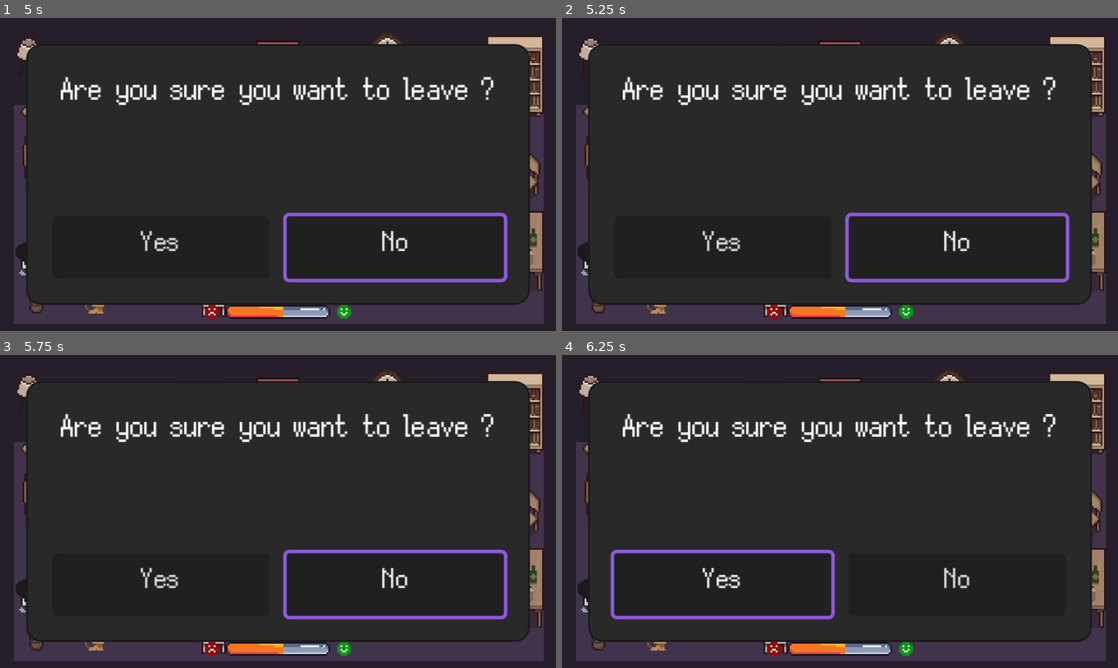
Above: before the commit, frames 1-4 (two rows, left to right).
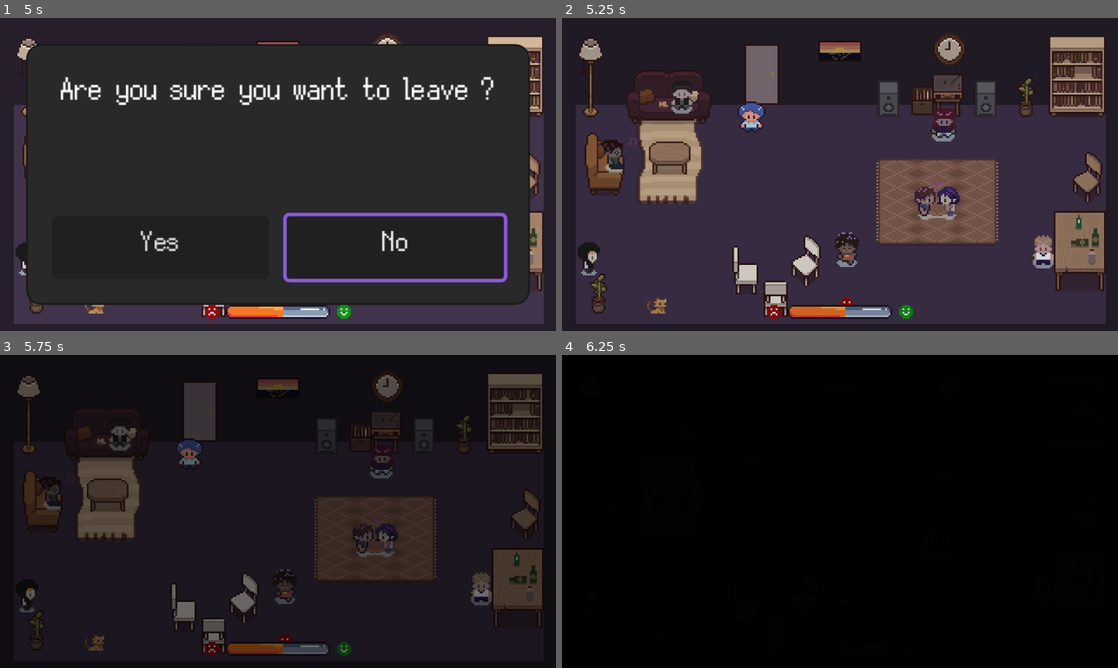
Above: after the commit, the same moments.

Repository: LaClimSx/between-the-lines
Game: Godot game, scene res://scenes/title_screen.tscn
The game is run twice, just before and just after one commit, with the same random seed, the same clock (stepped at 60 frames per second) and the same inputs.
Inputs (mouse positions are in pixels of both pictures, inside the frame that each line leads up to):
- Up to frame 1 (5 s): click (211, 265) at 0.5 s; hold D (right) 1.28-2 s; hold Space (interact) 1.28-2 s; click "Next" at 2 s; click "See you later…" at 2.75 s; click "Next" at 3.5 s; hold S (down) from 4.28 s (still down); tap Space (interact) at 4.35 s
- Up to frame 2 (5.25 s): release S (down) at 5 s; click "Yes" at 5 s
- Up to frame 3 (5.75 s): no input
- Up to frame 4 (6.25 s): hold D (right) from 5.78 s (still down)

Frame 1 is identical in both runs. In frame 2, 34% of the frame differs, in the area x 3-98%, y 6-96%; in frame 3, 49%; in frame 4, 100%, in the area x 0-100%, y 0-100%.

Commit message:
add panel from host at end of game

Diff:
--- /dev/null
+++ b/assets/resources/end_game_data.tres
@@ -0,0 +1,10 @@
+[gd_resource type="Resource" script_class="NPCSimpleData" format=3 uid="uid://dlwe7ffk06oep"]
+
+[ext_resource type="Script" uid="uid://bl4ey0p7k6r27" path="res://scripts/npcs/npc_simple_data.gd" id="1_v5s8l"]
+[ext_resource type="Texture2D" uid="uid://r1rql65hcg0j" path="res://assets/NPCs/illustrations/hostess.png" id="2_ydg2y"]
+
+[resource]
+script = ExtResource("1_v5s8l")
+text = "Diana: Hey everyone, time to wrap it up! Thank you all for coming, I hope you had fun!"
+tex = ExtResource("2_ydg2y")
+metadata/_custom_type_script = "uid://bl4ey0p7k6r27"
--- a/scenes/main.tscn
+++ b/scenes/main.tscn
@@ -374,6 +374,7 @@
 position = Vector2(216, 46.5)
 
 [node name="AudioStreamPlayer2D" type="AudioStreamPlayer2D" parent="Furniture/Speakers" unique_id=1696269004]
+unique_name_in_owner = true
 process_mode = 3
 stream = ExtResource("8_kmb1v")
 autoplay = true
@@ -576,10 +577,10 @@
 sprite_frames = ExtResource("16_0ld40")
 animation = &"interacted"
 
-[node name="CanvasLayer" type="CanvasLayer" parent="." unique_id=415475687]
+[node name="ProgressBarLayer" type="CanvasLayer" parent="." unique_id=415475687]
 layer = 0
 
-[node name="ProgressBar" parent="CanvasLayer" unique_id=135526445 instance=ExtResource("19_0ld40")]
+[node name="ProgressBar" parent="ProgressBarLayer" unique_id=135526445 instance=ExtResource("19_0ld40")]
 unique_name_in_owner = true
 visible = false
 anchors_preset = 7
@@ -594,6 +595,9 @@
 grow_horizontal = 2
 grow_vertical = 0
 
+[node name="CanvasLayer" type="CanvasLayer" parent="." unique_id=1278512287]
+layer = 2
+
 [node name="EndPanel" type="Control" parent="CanvasLayer" unique_id=1117565338]
 process_mode = 3
 visible = false
--- a/scripts/main.gd
+++ b/scripts/main.gd
@@ -7,12 +7,7 @@
 	Global.score_changed.connect(func(val: int) -> void:
 		%ProgressBar.value = val
 		)
-	Global.ending.connect(func(text: String) -> void:
-		if !$CanvasLayer/EndPanel.visible:
-			%Label.text = text
-			$CanvasLayer/EndPanel.visible = true
-			get_tree().paused = true
-			%EndButton.grab_focus.call_deferred())
+	Global.ending.connect(end_game)
 	Global.tuto_finished.connect(close_interaction_tuto)
 	Global.fade_to_black.connect(fade_to_black)
 	%ProgressBar.value_changed.connect(move_particle)
@@ -51,13 +46,30 @@
 	const SOFA_POSITION : Vector2 = Vector2(52, 47)
 	$Player.sit(SOFA_POSITION)
 
+func end_game(text: String) -> void:
+	fade_to_black(true)
+	await get_tree().create_timer(1.3).timeout
+	%AudioStreamPlayer2D.stop()
+	var data: NPCSimpleData = load("res://assets/resources/end_game_data.tres")
+	var panel_scene: PackedScene = load("res://scenes/simple_panel.tscn")
+	var simple_panel: SimplePanel = panel_scene.instantiate()
+	simple_panel.visible = false
+	$CanvasLayer.add_child(simple_panel)
+	simple_panel.setup(data.tex, data.text)
+	simple_panel.next.connect(func() -> void: simple_panel.queue_free())
+	await simple_panel.next
+	if !$CanvasLayer/EndPanel.visible:
+		%Label.text = text
+		$CanvasLayer/EndPanel.visible = true
+		get_tree().paused = true
+		%EndButton.grab_focus.call_deferred()
 
 
-func fade_to_black() -> void:
+func fade_to_black(stay_black: bool = false) -> void:
 	get_tree().paused = true
 	var mat : ShaderMaterial = $ShaderLayer/ColorRect.material;
 	if mat:
 		var curr_tween : Tween = get_tree().create_tween().bind_node($ShaderLayer/ColorRect);
 		curr_tween.tween_property(mat, "shader_parameter/fade", 1.0, 1.2);
-		curr_tween.tween_property(mat, "shader_parameter/fade", 0.0, 1.2);
+		if not stay_black: curr_tween.tween_property(mat, "shader_parameter/fade", 0.0, 1.2);
 		curr_tween.tween_callback(func() -> void: get_tree().paused = false)
